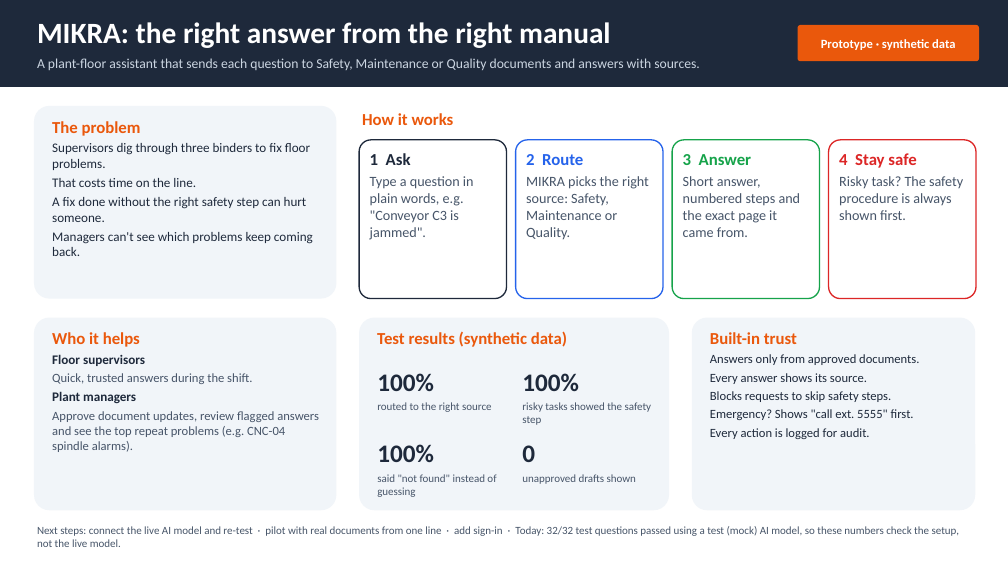
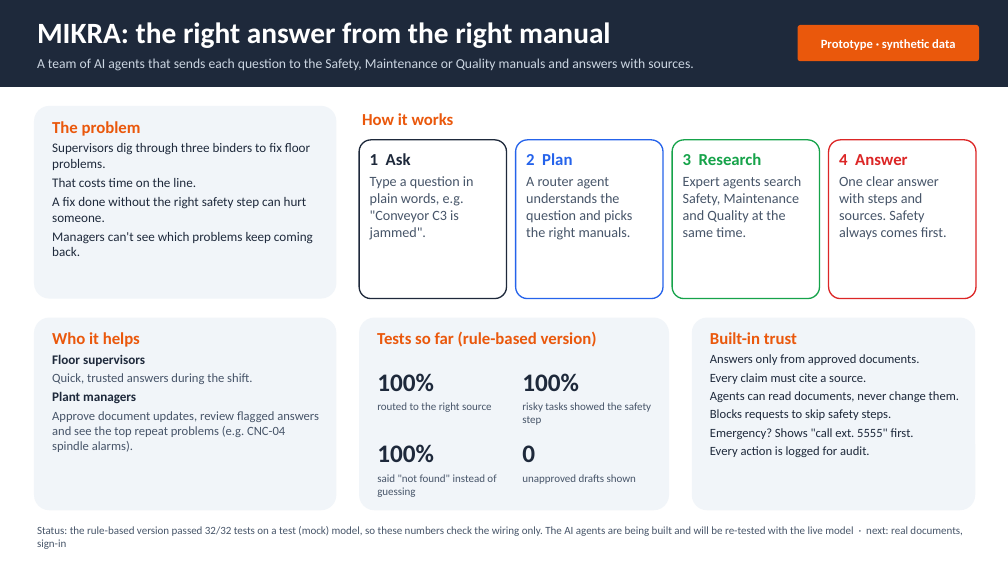
Before and after one commit to hemach-git/MIKRA, a slide deck: slide 1 of docs/one_pager.pptx. Drawn at 1008x567 pixels with LibreOffice and Linux fonts; fonts in the diff are those of the drawing. Boxes give left, top, right and bottom in pixels: in the first picture for what was removed or moved away, otherwise in the second. Text is boxed around its words. In the diff, an @@ line names an element or a change of style, - is before the commit and + after.

```diff
--- a/docs/one_pager.pptx
+++ b/docs/one_pager.pptx
@@ text at (x1=37, y1=58, x2=693, y2=71): text changed @@
-A plant-floor assistant that sends each question to Safety, Maintenance or Quality documents and answers with sources.
+A team of AI agents that sends each question to the Safety, Maintenance or Quality manuals and answers with sources.
@@ text at (x1=526, y1=153, x2=632, y2=240): text changed @@
-2 Route
-MIKRA picks the right source: Safety, Maintenance or Quality.
+2 Plan
+A router agent understands the question and picks the right manuals.
@@ text at (x1=683, y1=153, x2=801, y2=237): text changed @@
-3 Answer
-Short answer, numbered steps and the exact page it came from.
+3 Research
+Expert agents search Safety, Maintenance and Quality at the same time.
@@ text at (x1=839, y1=154, x2=947, y2=240): text changed @@
-4 Stay safe
-Risky task? The safety procedure is always shown first.
+4 Answer
+One clear answer with steps and sources. Safety always comes first.
@@ text at (x1=377, y1=331, x2=597, y2=347): text changed @@
-Test results (synthetic data)
+Tests so far (rule-based version)
@@ text at (x1=710, y1=373, x2=959, y2=402): text changed @@
-Every answer shows its source.
+Every claim must cite a source.
+Agents can read documents, never change them.
@@ text at (x1=37, y1=526, x2=962, y2=549): text changed @@
-Next steps: connect the live AI model and re-test · pilot with real documents from one line · add sign-in · Today: 32/32 test questions passed using a test (mock) AI model, so these numbers check the setup, not the live model.
+Status: the rule-based version passed 32/32 tests on a test (mock) model, so these numbers check the wiring only. The AI agents are being built and will be re-tested with the live model · next: real documents, sign-in
```
Also in this commit, not shown: 19 other files.
